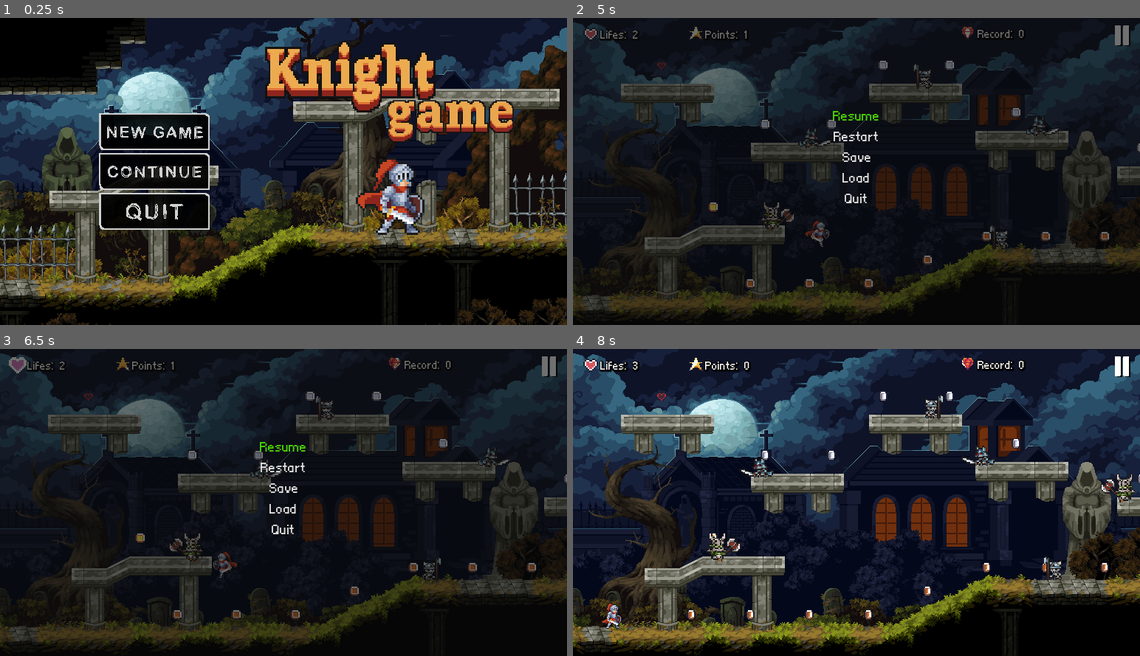
Above: before the commit, frames 1-4 (two rows, left to right).
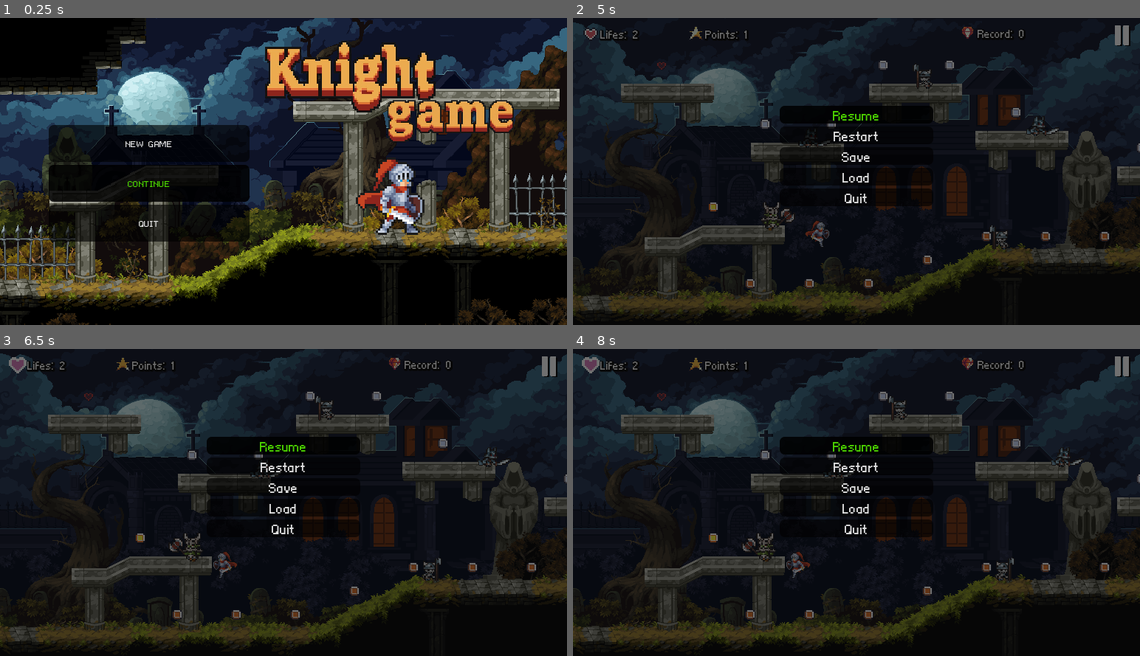
Above: after the commit, the same moments.

Repository: Wes-Silva2003/Knight_Pixel2D_game
Game: Godot game, scene res://scenes/menu.tscn
Same seed, same stepped clock (60 frames per second), same inputs: the game is played once before the commit and once after it. Sound files missing from this copy of the repository are replaced by a short silence.
Inputs (mouse positions are in pixels of both pictures, inside the frame that each line leads up to; where the layout moved, square brackets give the same spot in the first picture):
- Up to frame 1 (0.25 s): no input
- Up to frame 2 (5 s): click (720, 143) [726, 131] at 0.5 s; move the mouse to (981, 156) at 1.27 s; hold D (right) 1.28-2.78 s; tap W (jump) at 1.52, 2.27, 3.77, 4.52 s; move the mouse to (743, 186) at 2.02 s; move the mouse to (913, 103) at 2.77 s; hold A (left) 2.78-3.53 s; move the mouse to (828, 232) at 3.52 s; hold D (right) from 3.53 s (still down); move the mouse to (1026, 217) at 4.27 s; tap P (pause) at 4.9 s
- Up to frame 3 (6.5 s): release D (right) at 5 s; click "Resume" at 5 s; move the mouse to (113, 456) at 5.77 s; hold A (left) from 5.78 s (still down); tap W (jump) at 6.02 s; tap Escape (ui_cancel) at 6.4 s
- Up to frame 4 (8 s): release A (left) at 6.5 s; click "Restart" at 6.5 s; click (805, 560) at 7.25 s, where only the run after the commit has a clickable "Cancel"

The runs differ from the first frame. In frame 1, 7.9% of the frame differs, in the area x 8-45%, y 31-73%; in frame 2, 2.1%; in frame 3, 2.1%; in frame 4, 46%, in the area x 0-100%, y 0-98%.

Commit message:
warning update
 foi adicionado uma tela de aviso, melhorado a opção de controlar pelo teclado todo o jogo e a troca dos botões de menu do jogo

Diff:
--- a/scenes/game_over.tscn
+++ b/scenes/game_over.tscn
@@ -6,9 +6,7 @@
 [ext_resource type="Texture2D" uid="uid://bqnxnkk31n3q6" path="res://sprites/knight/death.png" id="4_asocn"]
 [ext_resource type="Texture2D" uid="uid://bfth6cy3otpfx" path="res://sprites/logo_game.png" id="5_61f6c"]
 [ext_resource type="Texture2D" uid="uid://d2cydcqvps8jw" path="res://sprites/logo_over.png" id="6_xqply"]
-[ext_resource type="Theme" uid="uid://b4weu0uix6p3v" path="res://theme/theme_button.tres" id="7_i8bap"]
-[ext_resource type="Texture2D" uid="uid://bgmaw77w82hrc" path="res://sprites/buttons/load button.png" id="8_e3ik1"]
-[ext_resource type="Texture2D" uid="uid://c6dwu1q0fwr5g" path="res://sprites/buttons/exit button.png" id="9_4sv83"]
+[ext_resource type="Theme" uid="uid://d0f16oo6soin3" path="res://theme/button_black.tres" id="7_56v3a"]
 [ext_resource type="AudioStream" uid="uid://bo7mer8g58xoh" path="res://sounds/backgrounds/03 before the dawn.ogg" id="10_3817r"]
 [ext_resource type="FontFile" uid="uid://cwrwokrj8keae" path="res://fonts/at01.ttf" id="11_gs2es"]
 [ext_resource type="Texture2D" uid="uid://3lbti7705xl5" path="res://sprites/lifes and coins/coins-chests-etc-2-0-noborders.png" id="12_asocn"]
@@ -216,33 +214,29 @@
 
 [node name="PanelContainer" type="PanelContainer" parent="." unique_id=115731371]
 layout_mode = 0
-offset_left = 44.0
-offset_top = 64.0
-offset_right = 375.0
-offset_bottom = 353.0
+offset_left = 74.0
+offset_top = 75.0
+offset_right = 316.0
+offset_bottom = 364.0
 theme_override_styles/panel = SubResource("StyleBoxEmpty_opsg7")
 
 [node name="VBoxContainer" type="VBoxContainer" parent="PanelContainer" unique_id=604482289]
 layout_mode = 2
 size_flags_vertical = 4
 
-[node name="load" type="TextureButton" parent="PanelContainer/VBoxContainer" unique_id=2045868169]
+[node name="load" type="Button" parent="PanelContainer/VBoxContainer" unique_id=1393933273]
 custom_minimum_size = Vector2(50, 50)
 layout_mode = 2
 size_flags_vertical = 4
-theme = ExtResource("7_i8bap")
-texture_normal = ExtResource("8_e3ik1")
-ignore_texture_size = true
-stretch_mode = 5
-
-[node name="exit" type="TextureButton" parent="PanelContainer/VBoxContainer" unique_id=1073400026]
+theme = ExtResource("7_56v3a")
+text = "LOAD"
+
+[node name="exit" type="Button" parent="PanelContainer/VBoxContainer" unique_id=1207028490]
 custom_minimum_size = Vector2(50, 50)
 layout_mode = 2
 size_flags_vertical = 4
-theme = ExtResource("7_i8bap")
-texture_normal = ExtResource("9_4sv83")
-ignore_texture_size = true
-stretch_mode = 5
+theme = ExtResource("7_56v3a")
+text = "EXIT"
 
 [node name="Music_gameover" type="AudioStreamPlayer2D" parent="." unique_id=714488623]
 stream = ExtResource("10_3817r")
--- a/scenes/menu.tscn
+++ b/scenes/menu.tscn
@@ -1,14 +1,11 @@
 [gd_scene format=3 uid="uid://bktt1rr2kkij3"]
 
-[ext_resource type="Theme" uid="uid://b4weu0uix6p3v" path="res://theme/theme_button.tres" id="1_1rerr"]
 [ext_resource type="Texture2D" uid="uid://daty4qtsu8xug" path="res://sprites/tile_terrain/moon.png" id="1_6swd7"]
 [ext_resource type="Script" uid="uid://ctodhxmaaug01" path="res://scripts/menu.gd" id="1_7qvly"]
 [ext_resource type="Texture2D" uid="uid://bligkela0onk3" path="res://sprites/knight/idle.png" id="2_7qvly"]
 [ext_resource type="Texture2D" uid="uid://besxbbedc2xbw" path="res://sprites/logo.png" id="3_rfqti"]
 [ext_resource type="Texture2D" uid="uid://bfth6cy3otpfx" path="res://sprites/logo_game.png" id="4_g8i7c"]
-[ext_resource type="Texture2D" uid="uid://bvev7axx3skwc" path="res://sprites/buttons/new game button.png" id="6_23t3j"]
-[ext_resource type="Texture2D" uid="uid://uulguv4y36nx" path="res://sprites/buttons/continue button.png" id="8_5ti5v"]
-[ext_resource type="Texture2D" uid="uid://b2oxc10bwacg6" path="res://sprites/buttons/quit button.png" id="9_1by5w"]
+[ext_resource type="Theme" uid="uid://d0f16oo6soin3" path="res://theme/button_black.tres" id="6_13sgg"]
 [ext_resource type="AudioStream" uid="uid://dlxl3kbrx8o1k" path="res://sounds/backgrounds/07 shelf space.ogg" id="10_7qvly"]
 [ext_resource type="AudioStream" uid="uid://cagg330pbui11" path="res://sounds/effects Sounds/pop_4.wav" id="11_rfqti"]
 
@@ -115,42 +112,36 @@
 
 [node name="PanelContainer" type="PanelContainer" parent="." unique_id=2108353732]
 layout_mode = 0
-offset_left = 44.0
-offset_top = 64.0
-offset_right = 375.0
-offset_bottom = 353.0
+offset_left = 66.0
+offset_top = 80.0
+offset_right = 338.0
+offset_bottom = 369.0
 theme_override_styles/panel = SubResource("StyleBoxEmpty_ocger")
 
 [node name="VBoxContainer" type="VBoxContainer" parent="PanelContainer" unique_id=847081809]
 layout_mode = 2
 size_flags_vertical = 4
 
-[node name="new_game" type="TextureButton" parent="PanelContainer/VBoxContainer" unique_id=1404921857]
+[node name="new_game" type="Button" parent="PanelContainer/VBoxContainer" unique_id=1146472774]
 custom_minimum_size = Vector2(50, 50)
 layout_mode = 2
 size_flags_vertical = 4
-theme = ExtResource("1_1rerr")
-texture_normal = ExtResource("6_23t3j")
-ignore_texture_size = true
-stretch_mode = 5
+theme = ExtResource("6_13sgg")
+text = "NEW GAME"
 
-[node name="continue" type="TextureButton" parent="PanelContainer/VBoxContainer" unique_id=120479509]
+[node name="continue" type="Button" parent="PanelContainer/VBoxContainer" unique_id=1516577517]
 custom_minimum_size = Vector2(50, 50)
 layout_mode = 2
 size_flags_vertical = 4
-theme = ExtResource("1_1rerr")
-texture_normal = ExtResource("8_5ti5v")
-ignore_texture_size = true
-stretch_mode = 5
+theme = ExtResource("6_13sgg")
+text = "CONTINUE"
 
-[node name="quit" type="TextureButton" parent="PanelContainer/VBoxContainer" unique_id=1666258978]
+[node name="quit" type="Button" parent="PanelContainer/VBoxContainer" unique_id=556083731]
 custom_minimum_size = Vector2(50, 50)
 layout_mode = 2
 size_flags_vertical = 4
-theme = ExtResource("1_1rerr")
-texture_normal = ExtResource("9_1by5w")
-ignore_texture_size = true
-stretch_mode = 5
+theme = ExtResource("6_13sgg")
+text = "QUIT"
 
 [node name="Music_menu" type="AudioStreamPlayer2D" parent="." unique_id=2007721058]
 stream = ExtResource("10_7qvly")
--- a/scenes/pause.tscn
+++ b/scenes/pause.tscn
@@ -1,13 +1,15 @@
 [gd_scene format=3 uid="uid://cmh35reefcf74"]
 
 [ext_resource type="Script" uid="uid://j3i4s37gd3f8" path="res://scripts/pause.gd" id="1_5a6ek"]
-[ext_resource type="Theme" uid="uid://b4weu0uix6p3v" path="res://theme/theme_button.tres" id="1_l2mpd"]
 [ext_resource type="FontFile" uid="uid://cwrwokrj8keae" path="res://fonts/at01.ttf" id="2_5a6ek"]
+[ext_resource type="Theme" uid="uid://d0f16oo6soin3" path="res://theme/button_black.tres" id="2_r1fnm"]
 [ext_resource type="AudioStream" uid="uid://cagg330pbui11" path="res://sounds/effects Sounds/pop_4.wav" id="4_e0jm0"]
+[ext_resource type="Texture2D" uid="uid://cj6tnpdrcq2vo" path="res://sprites/panel.png" id="5_jn4bt"]
 
 [node name="pause" type="CanvasLayer" unique_id=1463450691]
 process_mode = 3
 script = ExtResource("1_5a6ek")
+metadata/_edit_horizontal_guides_ = [273.0, 298.0]
 
 [node name="ColorRect" type="ColorRect" parent="." unique_id=2046204855]
 anchors_preset = 15
@@ -18,42 +20,51 @@
 color = Color(0.043137256, 0.043137256, 0.043137256, 0.58431375)
 
 [node name="menu_holder" type="VBoxContainer" parent="." unique_id=1164833821]
-offset_left = 225.5
-offset_top = 119.25
-offset_right = 542.5
-offset_bottom = 296.75
+anchors_preset = 8
+anchor_left = 0.5
+anchor_top = 0.5
+anchor_right = 0.5
+anchor_bottom = 0.5
+offset_left = -104.0
+offset_top = -88.75
+offset_right = 104.0
+offset_bottom = 88.75
+grow_horizontal = 2
+grow_vertical = 2
+size_flags_horizontal = 4
+size_flags_vertical = 4
 
 [node name="resume" type="Button" parent="menu_holder" unique_id=1553504361]
 layout_mode = 2
-theme = ExtResource("1_l2mpd")
+theme = ExtResource("2_r1fnm")
 theme_override_fonts/font = ExtResource("2_5a6ek")
 theme_override_font_sizes/font_size = 30
 text = "Resume"
 
 [node name="restart" type="Button" parent="menu_holder" unique_id=650209106]
 layout_mode = 2
-theme = ExtResource("1_l2mpd")
+theme = ExtResource("2_r1fnm")
 theme_override_fonts/font = ExtResource("2_5a6ek")
 theme_override_font_sizes/font_size = 30
 text = "Restart"
 
 [node name="save" type="Button" parent="menu_holder" unique_id=320852905]
 layout_mode = 2
-theme = ExtResource("1_l2mpd")
+theme = ExtResource("2_r1fnm")
 theme_override_fonts/font = ExtResource("2_5a6ek")
 theme_override_font_sizes/font_size = 30
 text = "Save"
 
 [node name="load" type="Button" parent="menu_holder" unique_id=8572787]
 layout_mode = 2
-theme = ExtResource("1_l2mpd")
+theme = ExtResource("2_r1fnm")
 theme_override_fonts/font = ExtResource("2_5a6ek")
 theme_override_font_sizes/font_size = 30
 text = "Load"
 
 [node name="quit" type="Button" parent="menu_holder" unique_id=1198165175]
 layout_mode = 2
-theme = ExtResource("1_l2mpd")
+theme = ExtResource("2_r1fnm")
 theme_override_fonts/font = ExtResource("2_5a6ek")
 theme_override_font_sizes/font_size = 30
 text = "Quit"
@@ -62,6 +73,64 @@
 stream = ExtResource("4_e0jm0")
 volume_db = 5.0
 
+[node name="warning_screen" type="Control" parent="." unique_id=1997735622]
+visible = false
+layout_mode = 3
+anchors_preset = 0
+offset_right = 40.0
+offset_bottom = 40.0
+
+[node name="Sprite2D" type="Sprite2D" parent="warning_screen" unique_id=810754679]
+position = Vector2(201, 112)
+scale = Vector2(0.60661155, 0.49757278)
+texture = ExtResource("5_jn4bt")
+centered = false
+
+[node name="warning" type="Control" parent="warning_screen" unique_id=1855020392]
+anchors_preset = 0
+offset_right = 40.0
+offset_bottom = 40.0
+
+[node name="title" type="Label" parent="warning_screen/warning" unique_id=987199811]
+layout_mode = 0
+offset_left = 325.0
+offset_top = 126.0
+offset_right = 482.0
+offset_bottom = 149.0
+theme_override_fonts/font = ExtResource("2_5a6ek")
+theme_override_font_sizes/font_size = 25
+text = "title"
+
+[node name="message" type="Label" parent="warning_screen/warning" unique_id=1295601249]
+layout_mode = 0
+offset_left = 254.0
+offset_top = 172.0
+offset_right = 517.0
+offset_bottom = 253.0
+theme_override_fonts/font = ExtResource("2_5a6ek")
+theme_override_font_sizes/font_size = 17
+text = "message"
+
+[node name="ok" type="Button" parent="warning_screen/warning" unique_id=1650081770]
+layout_mode = 0
+offset_left = 412.0
+offset_top = 273.0
+offset_right = 490.0
+offset_bottom = 298.0
+theme = ExtResource("2_r1fnm")
+theme_override_font_sizes/font_size = 26
+text = "Ok"
+
+[node name="cancel" type="Button" parent="warning_screen/warning" unique_id=487249448]
+layout_mode = 0
+offset_left = 277.0
+offset_top = 273.0
+offset_right = 351.0
+offset_bottom = 298.0
+theme = ExtResource("2_r1fnm")
+theme_override_font_sizes/font_size = 26
+text = "Cancel"
+
 [connection signal="pressed" from="menu_holder/resume" to="." method="_on_resume_pressed"]
 [connection signal="pressed" from="menu_holder/restart" to="." method="_on_restart_pressed"]
 [connection signal="pressed" from="menu_holder/save" to="." method="_on_save_pressed"]
--- a/scenes/phase_1.tscn
+++ b/scenes/phase_1.tscn
@@ -59,11 +59,10 @@
 position = Vector2(4487, 10)
 scene = "phase_2"
 
-[node name="MusicBackground" type="AudioStreamPlayer" parent="Background" unique_id=853534304]
+[node name="MusicBackground" type="AudioStreamPlayer" parent="Background" unique_id=1208456893]
 stream = ExtResource("6_6lq2c")
 volume_db = -10.0
 autoplay = true
-mix_target = 1
 
 [node name="Player" parent="." unique_id=1031414027 instance=ExtResource("4_yai6y")]
 position = Vector2(54, 253)
--- a/scenes/phase_2.tscn
+++ b/scenes/phase_2.tscn
@@ -57,7 +57,7 @@
 position = Vector2(4487, 10)
 scene = "win_game"
 
-[node name="MusicBackground" type="AudioStreamPlayer" parent="Background" unique_id=1164800680]
+[node name="MusicBackground" type="AudioStreamPlayer" parent="Background" unique_id=185910592]
 stream = ExtResource("5_5bxjt")
 volume_db = -15.0
 autoplay = true
--- a/scenes/win_game.tscn
+++ b/scenes/win_game.tscn
@@ -4,8 +4,7 @@
 [ext_resource type="Texture2D" uid="uid://nfq36yq0pweg" path="res://sprites/tile_terrain/win_game.png" id="1_88hve"]
 [ext_resource type="Texture2D" uid="uid://cdevvn6bqx0jq" path="res://sprites/knight/win.png" id="2_8n4e5"]
 [ext_resource type="Texture2D" uid="uid://dp5pu4u0jp7i1" path="res://sprites/logo_win.png" id="3_53evs"]
-[ext_resource type="Theme" uid="uid://b4weu0uix6p3v" path="res://theme/theme_button.tres" id="4_4kscr"]
-[ext_resource type="Texture2D" uid="uid://c6dwu1q0fwr5g" path="res://sprites/buttons/exit button.png" id="6_p13nk"]
+[ext_resource type="Theme" uid="uid://d0f16oo6soin3" path="res://theme/button_black.tres" id="5_d6s7s"]
 [ext_resource type="AudioStream" uid="uid://dlxl3kbrx8o1k" path="res://sounds/backgrounds/07 shelf space.ogg" id="7_wat5c"]
 [ext_resource type="FontFile" uid="uid://cwrwokrj8keae" path="res://fonts/at01.ttf" id="8_qavss"]
 [ext_resource type="Texture2D" uid="uid://3lbti7705xl5" path="res://sprites/lifes and coins/coins-chests-etc-2-0-noborders.png" id="9_a6ca1"]
@@ -152,24 +151,22 @@
 
 [node name="PanelContainer" type="PanelContainer" parent="." unique_id=1883196310]
 layout_mode = 0
-offset_left = 42.0
+offset_left = 67.0
 offset_top = 114.0
-offset_right = 373.0
-offset_bottom = 403.0
+offset_right = 301.0
+offset_bottom = 408.0
 theme_override_styles/panel = SubResource("StyleBoxEmpty_e3ss5")
 
 [node name="VBoxContainer" type="VBoxContainer" parent="PanelContainer" unique_id=391310300]
 layout_mode = 2
 size_flags_vertical = 4
 
-[node name="exit" type="TextureButton" parent="PanelContainer/VBoxContainer" unique_id=1146130135]
+[node name="exit" type="Button" parent="PanelContainer/VBoxContainer" unique_id=915298048]
 custom_minimum_size = Vector2(50, 50)
 layout_mode = 2
 size_flags_vertical = 4
-theme = ExtResource("4_4kscr")
-texture_normal = ExtResource("6_p13nk")
-ignore_texture_size = true
-stretch_mode = 5
+theme = ExtResource("5_d6s7s")
+text = "EXIT"
 
 [node name="Music_win" type="AudioStreamPlayer2D" parent="." unique_id=840794589]
 stream = ExtResource("7_wat5c")
--- a/scripts/game_over.gd
+++ b/scripts/game_over.gd
@@ -2,10 +2,12 @@
 
 @onready var label_record: Label = $LabelRecord
 @onready var pop_click: AudioStreamPlayer = $pop_click
+@onready var load_btn: Button = $PanelContainer/VBoxContainer/load
 
 #mostra a pontuação atual até o game over
 func _ready() -> void:
 	label_record.text = "Final Points: " + str(GameManager.points)
+	load_btn.grab_focus()
 
 #carrega o ultimo salvamento
 func _on_load_pressed() -> void:
--- a/scripts/menu.gd
+++ b/scripts/menu.gd
@@ -3,6 +3,19 @@
 const phase_1 = "res://Scenes/phase_1.tscn"
 
 @onready var pop_click: AudioStreamPlayer = $pop_click
+@onready var menu_buttons_container: VBoxContainer = $PanelContainer/VBoxContainer
+@onready var new_game: Button = $PanelContainer/VBoxContainer/new_game
+@onready var continue_btn: Button = $PanelContainer/VBoxContainer/continue
+@onready var quit: Button = $PanelContainer/VBoxContainer/quit
+
+func _ready() -> void:
+	#conecta o passar do mouse ao foco
+	for button in menu_buttons_container.get_children():
+		if button is Button:
+			button.mouse_entered.connect(button.grab_focus)
+
+	if new_game:
+		continue_btn.grab_focus()
 
 #ao clicar em novo jogo apaga tudo e volta para o padrão
 func _on_new_game_pressed() -> void:
--- a/scripts/pause.gd
+++ b/scripts/pause.gd
@@ -1,57 +1,124 @@
 extends CanvasLayer
 
+var pending_action: String = ""
+
+@onready var menu_holder: VBoxContainer = $menu_holder
 @onready var resume: Button = $menu_holder/resume
 @onready var restart: Button = $menu_holder/restart
 @onready var save: Button = $menu_holder/save
 @onready var loading: Button = $menu_holder/load
 @onready var quit: Button = $menu_holder/quit
+@onready var warning_screen: Control = $warning_screen
+@onready var title: Label = $warning_screen/warning/title
+@onready var message: Label = $warning_screen/warning/message
+@onready var ok_btn: Button = $warning_screen/warning/ok
+@onready var cancel_btn: Button = $warning_screen/warning/cancel
 @onready var pop_click: AudioStreamPlayer = $pop_click
 
 func _ready() -> void:
-	GameManager.pause_game.connect(menu_pause) #sinal chamado ao clicar no icone de pausa
+	GameManager.pause_game.connect(pause_menu) #sinal chamado ao clicar no icone de pausa
+
+	#conecta o mouse para dar foco nos botões
+	for button in menu_holder.get_children():
+		if button is Button:
+			button.mouse_entered.connect(button.grab_focus)
+
+	if ok_btn:
+		ok_btn.pressed.connect(_on_ok_pressed)
+		ok_btn.mouse_entered.connect(ok_btn.grab_focus)
+
+	if cancel_btn:
+		cancel_btn.pressed.connect(_on_cancel_pressed)
+		cancel_btn.mouse_entered.connect(cancel_btn.grab_focus)
+
 	visible = false
+	warning_screen.visible = false
 
 func _process(_delta: float) -> void: #se pressionar "P" ou "Esc" chama o menu de pausa
-	if Input.is_action_just_pressed("ui_cancel") or Input.is_action_just_pressed("pause"): # Esc ou P
-		if visible:
+	if Input.is_action_just_pressed("ui_cancel") or Input.is_action_just_pressed("pause"):
+		if warning_screen.visible:
+			_on_cancel_pressed()
+		elif visible:
 			_on_resume_pressed()
 		else:
-			menu_pause()
+			pause_menu()
 
 #deixa visivel o menu de pausa
-func menu_pause():
-		visible = true
-		get_tree().paused = true
-		resume.grab_focus() #foca no resume para controlar pelo teclado alem do mouse
+func pause_menu():
+	visible = true
+	menu_holder.visible = true
+	warning_screen.visible = false
+	get_tree().paused = true
+	resume.grab_focus() #foca no resume para controlar pelo teclado alem do mouse
 
 #oculta o menu de pausa
-func _on_resume_pressed() -> void:
+func _on_resume_pressed():
 	pop_click.play()
 	get_tree().paused = false
 	visible = false
 
 #reinicia a fase
-func _on_restart_pressed() -> void:
+func _on_restart_pressed():
 	pop_click.play()
-	GameManager._reset_all_data()
-	get_tree().paused = false
-	get_tree().reload_current_scene()
-	visible = false
+	show_warning("restart", "RESTART GAME", "Are you sure you want to restart the game?")
 
 #salva o jogo
-func _on_save_pressed() -> void:
+func _on_save_pressed():
 	pop_click.play()
-	GameManager.save_game()
+	show_warning("save", "SAVE GAME", "Are you sure you want to save the game?")
 
 #carrega o ultimo save
-func _on_load_pressed() -> void:
+func _on_load_pressed():
 	pop_click.play()
-	get_tree().paused = false
-	visible = false
-	GameManager.load_game()
+	show_warning("load", "LOAD GAME", "Unsaved progress will be lost. Load last save?")
 
 #volta para o menu inicial
-func _on_quit_pressed() -> void:
+func _on_quit_pressed():
 	pop_click.play()
-	get_tree().paused = false
-	get_tree().change_scene_to_file("res://Scenes/menu.tscn")
+	show_warning("quit", "QUIT GAME", "Exit to menu? Unsaved progress will be lost.")
+
+#para aparecer o painel de aviso
+func show_warning(action: String, title_text: String, message_text: String):
+	pending_action = action
+	title.text = title_text
+	message.text = message_text
+
+	menu_holder.visible = false
+	warning_screen.visible = true
+
+	if cancel_btn: cancel_btn.grab_focus()
+
+func _on_ok_pressed():
+	pop_click.play()
+
+	match pending_action:
+		"restart":
+			GameManager._reset_all_data()
+			get_tree().paused = false
+			get_tree().reload_current_scene()
+			visible = false
+
+		"save":
+			GameManager.save_game()
+			close_warning()
+
+		"load":
+			get_tree().paused = false
+			visible = false
+			GameManager.load_game()
+
+		"quit":
+			get_tree().paused = false
+			get_tree().change_scene_to_file("res://Scenes/menu.tscn")
+
+	pending_action = ""
+
+func _on_cancel_pressed():
+	pop_click.play()
+	close_warning()
+
+func close_warning():
+	warning_screen.visible = false
+	menu_holder.visible = true
+	pending_action = ""
+	resume.grab_focus()
--- a/scripts/win_game.gd
+++ b/scripts/win_game.gd
@@ -2,6 +2,7 @@
 
 @onready var pop_click: AudioStreamPlayer = $pop_click
 @onready var label_record: Label = $LabelRecord
+@onready var exit: Button = $PanelContainer/VBoxContainer/exit
 
 func _ready() -> void:
 	label_record.text = "Final Points: " + str(GameManager.points)
@@ -9,3 +10,4 @@
 func _on_exit_pressed() -> void:
 	pop_click.play()
 	get_tree().change_scene_to_file("res://Scenes/menu.tscn")
+	exit.grab_focus()
--- /dev/null
+++ b/theme/button_black.tres
@@ -0,0 +1,68 @@
+[gd_resource type="Theme" format=3 uid="uid://d0f16oo6soin3"]
+
+[ext_resource type="FontFile" uid="uid://cwrwokrj8keae" path="res://fonts/at01.ttf" id="1_aaxlk"]
+
+[sub_resource type="StyleBoxFlat" id="StyleBoxFlat_13sgg"]
+bg_color = Color(0, 0, 0, 0.627451)
+corner_radius_top_left = 7
+corner_radius_top_right = 7
+corner_radius_bottom_right = 7
+corner_radius_bottom_left = 7
+
+[sub_resource type="StyleBoxFlat" id="StyleBoxFlat_i6lef"]
+bg_color = Color(0, 0, 0, 0.627451)
+corner_radius_top_left = 7
+corner_radius_top_right = 7
+corner_radius_bottom_right = 7
+corner_radius_bottom_left = 7
+
+[sub_resource type="StyleBoxFlat" id="StyleBoxFlat_70i5f"]
+bg_color = Color(0, 0, 0, 0.627451)
+corner_radius_top_left = 7
+corner_radius_top_right = 7
+corner_radius_bottom_right = 7
+corner_radius_bottom_left = 7
+
+[sub_resource type="StyleBoxFlat" id="StyleBoxFlat_mj5lg"]
+bg_color = Color(0, 0, 0, 0.627451)
+corner_radius_top_left = 7
+corner_radius_top_right = 7
+corner_radius_bottom_right = 7
+corner_radius_bottom_left = 7
+
+[sub_resource type="StyleBoxFlat" id="StyleBoxFlat_1ccs7"]
+content_margin_left = 4.0
+content_margin_top = 4.0
+content_margin_right = 4.0
+content_margin_bottom = 4.0
+bg_color = Color(0, 0, 0, 0.627451)
+corner_radius_top_left = 7
+corner_radius_top_right = 7
+corner_radius_bottom_right = 7
+corner_radius_bottom_left = 7
+
+[resource]
+Button/colors/font_color = Color(0.875, 0.875, 0.875, 1)
+Button/colors/font_disabled_color = Color(0.875, 0.875, 0.875, 0.5)
+Button/colors/font_focus_color = Color(0.29411766, 0.8235294, 0, 1)
+Button/colors/font_hover_color = Color(0.29411766, 0.8235294, 0, 1)
+Button/colors/font_hover_pressed_color = Color(0.29411766, 0.8235294, 0, 1)
+Button/colors/font_outline_color = Color(0, 0, 0, 1)
+Button/colors/font_pressed_color = Color(4.512258e-07, 0.29928088, 0, 1)
+Button/colors/icon_disabled_color = Color(1, 1, 1, 0.4)
+Button/colors/icon_focus_color = Color(1, 1, 1, 1)
+Button/colors/icon_hover_color = Color(1, 1, 1, 1)
+Button/colors/icon_hover_pressed_color = Color(1, 1, 1, 1)
+Button/colors/icon_normal_color = Color(1, 1, 1, 1)
+Button/colors/icon_pressed_color = Color(1, 1, 1, 1)
+Button/constants/align_to_largest_stylebox = 0
+Button/constants/h_separation = 4
+Button/constants/icon_max_width = 0
+Button/constants/outline_size = 0
+Button/font_sizes/font_size = 20
+Button/fonts/font = ExtResource("1_aaxlk")
+Button/styles/disabled = SubResource("StyleBoxFlat_13sgg")
+Button/styles/focus = SubResource("StyleBoxFlat_i6lef")
+Button/styles/hover = SubResource("StyleBoxFlat_70i5f")
+Button/styles/normal = SubResource("StyleBoxFlat_mj5lg")
+Button/styles/pressed = SubResource("StyleBoxFlat_1ccs7")
Binary file added: sprites/panel.png
Not shown, added: sprites/panel.png.import
Not shown: 2 places in theme/theme_button.tres that only renumber resources
